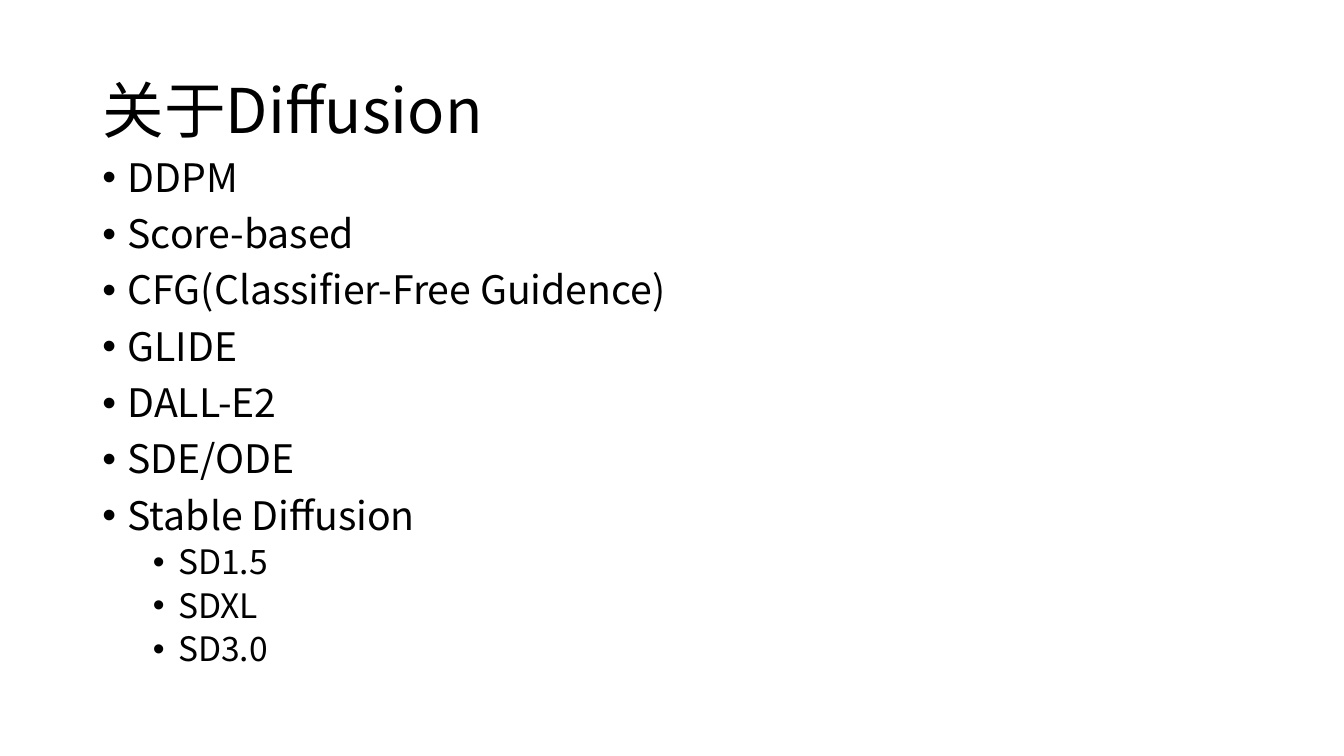
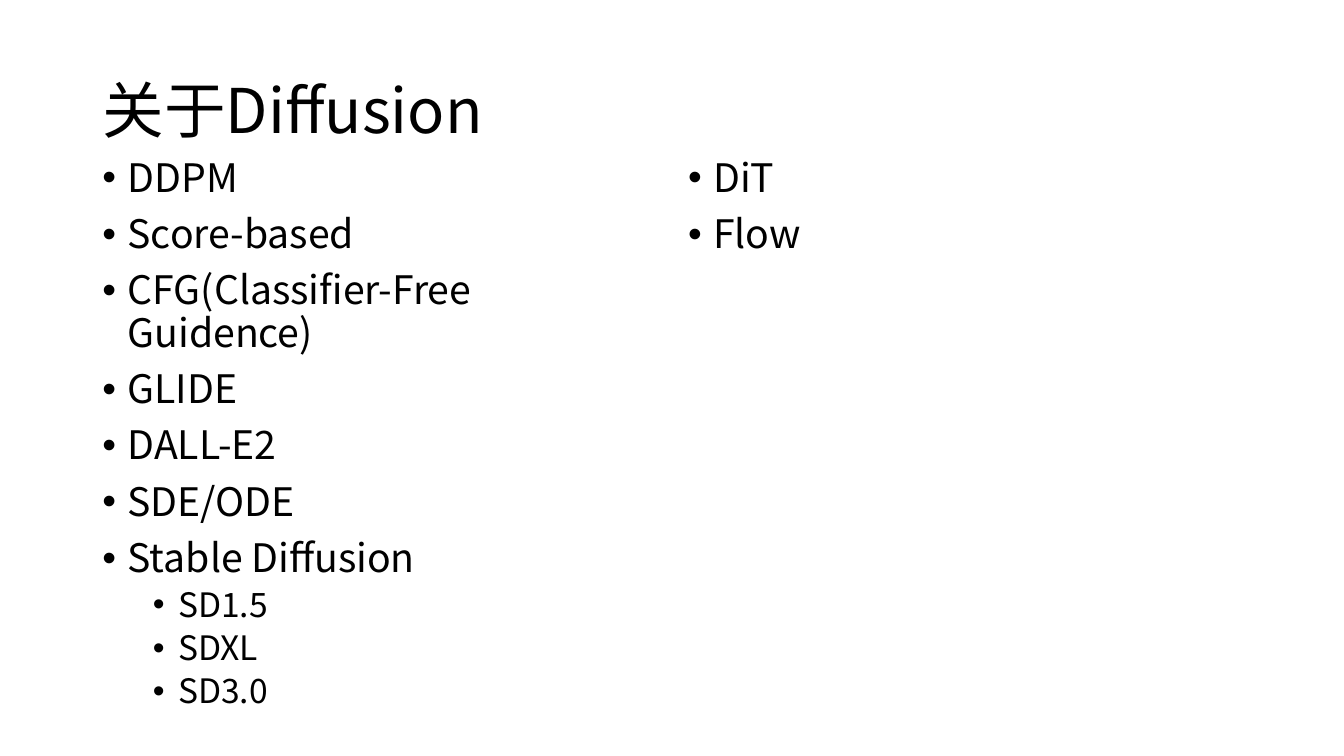
Before and after one commit to Napucheng/AI-refactor, a slide deck: slide 2 of DeepGen/DeepGen-3D-WM-Napucheng.pptx. Drawn at 1344x756 pixels with LibreOffice and Linux fonts; fonts in the diff are those of the drawing. Boxes give left, top, right and bottom in pixels: in the first picture for what was removed or moved away, otherwise in the second. Text is boxed around its words. In the diff, an @@ line names an element or a change of style, - is before the commit and + after.

```diff
--- a/DeepGen/DeepGen-3D-WM-Napucheng.pptx
+++ b/DeepGen/DeepGen-3D-WM-Napucheng.pptx
@@ text "DDPM" rewrapped from [128, 163, 665, 662] to [128, 163, 472, 704] @@
@@ text added at [713, 161, 801, 249], 28 pt, text #000000 @@
+• DiT
+• Flow
```
Also in this commit, not shown: 3 other slides changed, 2 slides added, 1 slide removed, 50 other files.
